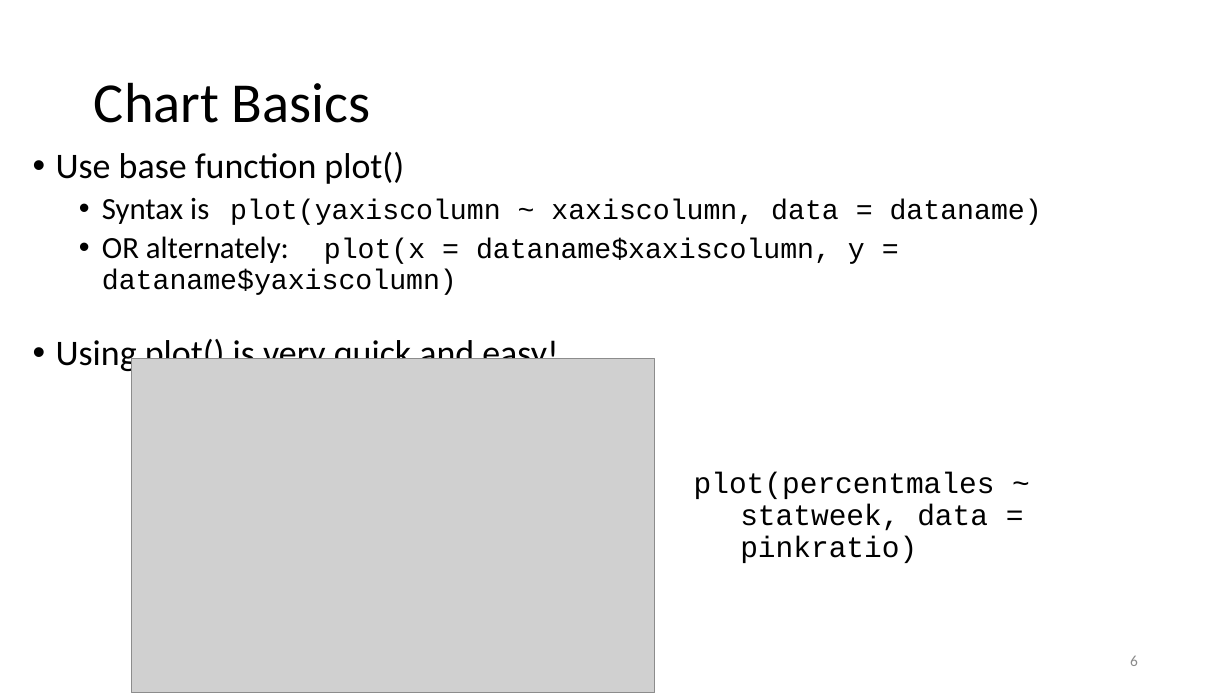
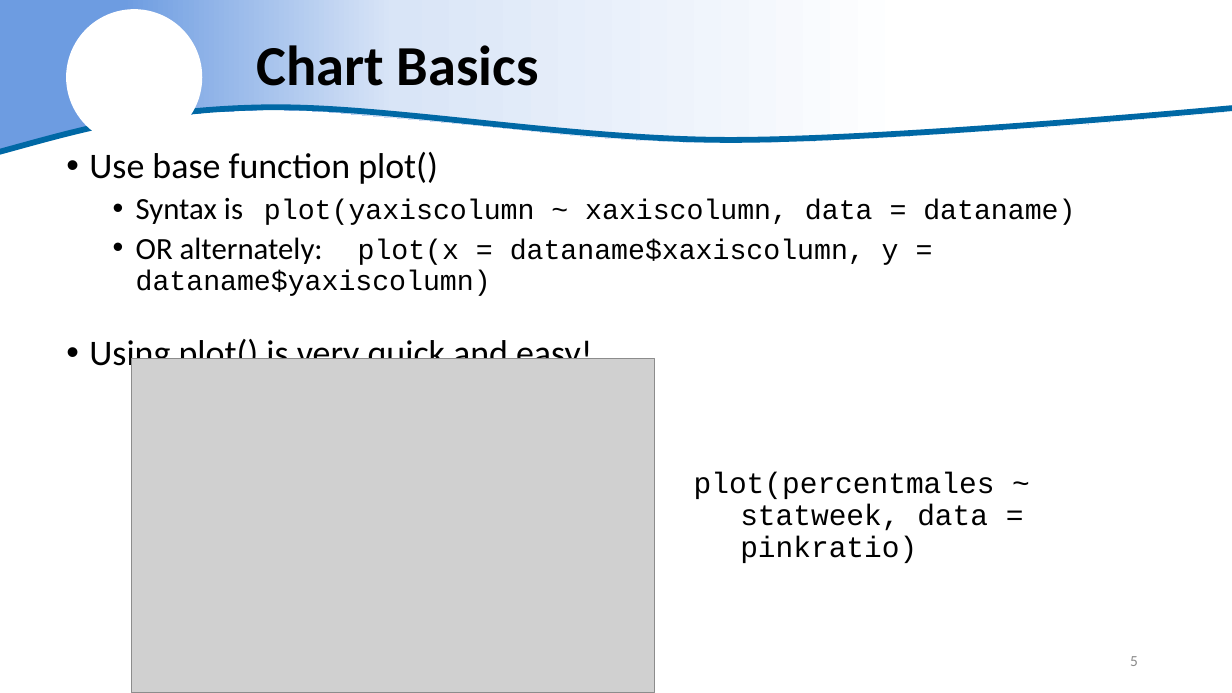
Before and after one commit to justinpriest/ADFG_R_Intro_Workshop, a slide deck: slide 5 of presentations/7 - Amazing Charts & How to Make Them.pptx (slide 6 before the commit). Drawn at 1232x693 pixels with LibreOffice and Linux fonts; fonts in the diff are those of the drawing; grey boxes stand for pictures; background and template pictures are left out. Boxes give left, top, right and bottom in pixels: in the first picture for what was removed or moved away, otherwise in the second. Text is boxed around its words. In the diff, an @@ line names an element or a change of style, - is before the commit and + after.

```diff
--- a/presentations/7 - Amazing Charts & How to Make Them.pptx
+++ b/presentations/7 - Amazing Charts & How to Make Them.pptx
@@ freeform shape added at [0,0,1232,152], fill gradient #6D9CE1 to #D9E5F7 to #FFFFFF @@
@@ ellipse added at [67,9,202,145], fill #FFFFFF @@
@@ title "Chart Basics": place and size @@
-title "Chart Basics" at [94,82,371,123]
+title "Chart Basics" at [257,45,539,86]
@@ title "Chart Basics" at [257,45,539,86]: bold on @@
@@ freeform shape added at [0,107,1232,152], outline #DAE3F3 4.5 pt @@
@@ text "Use base function plot()": place and size @@
-text "Use base function plot()" at [56,152,1042,374]
+text "Use base function plot()" at [89,152,1075,375]
@@ page number at [1130,656,1138,666]: text changed @@
-6
+5
```
Also in this commit, not shown: 27 other slides changed, 2 slides removed, 8 other files.
